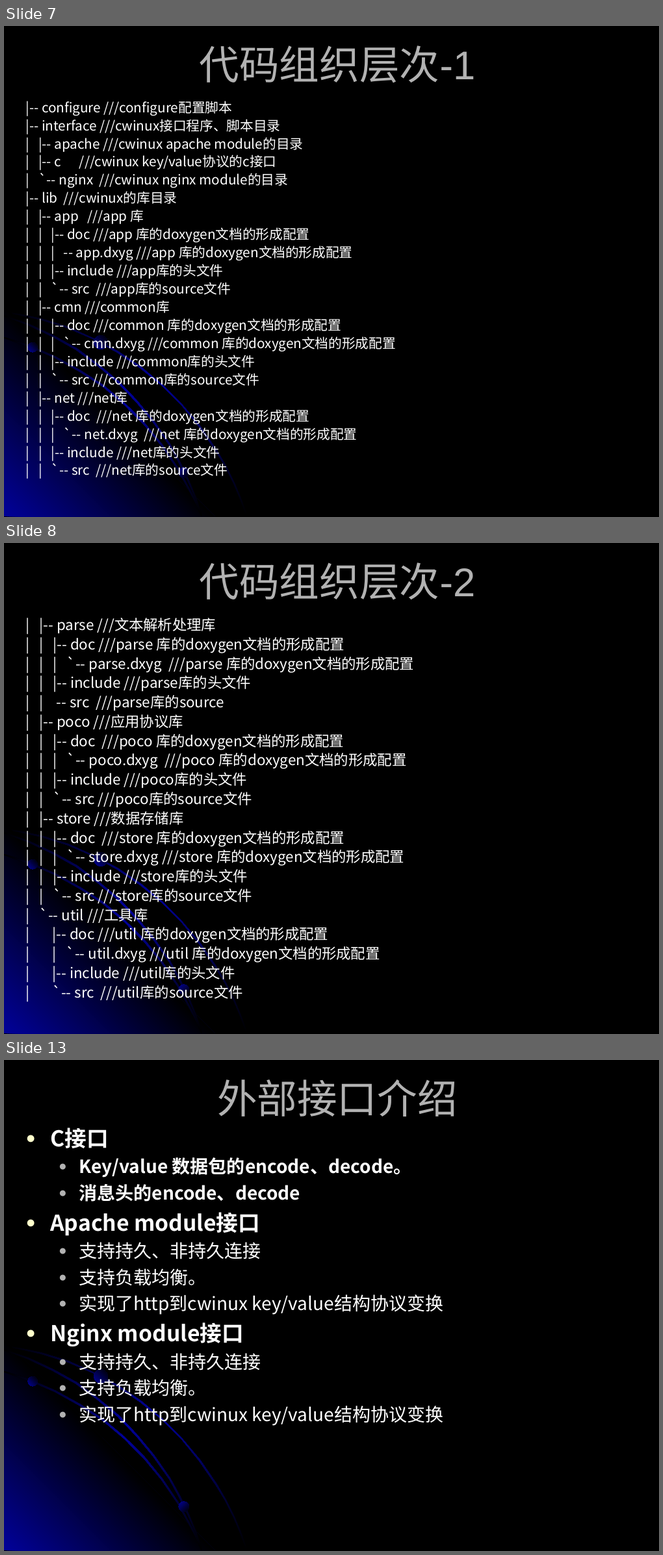
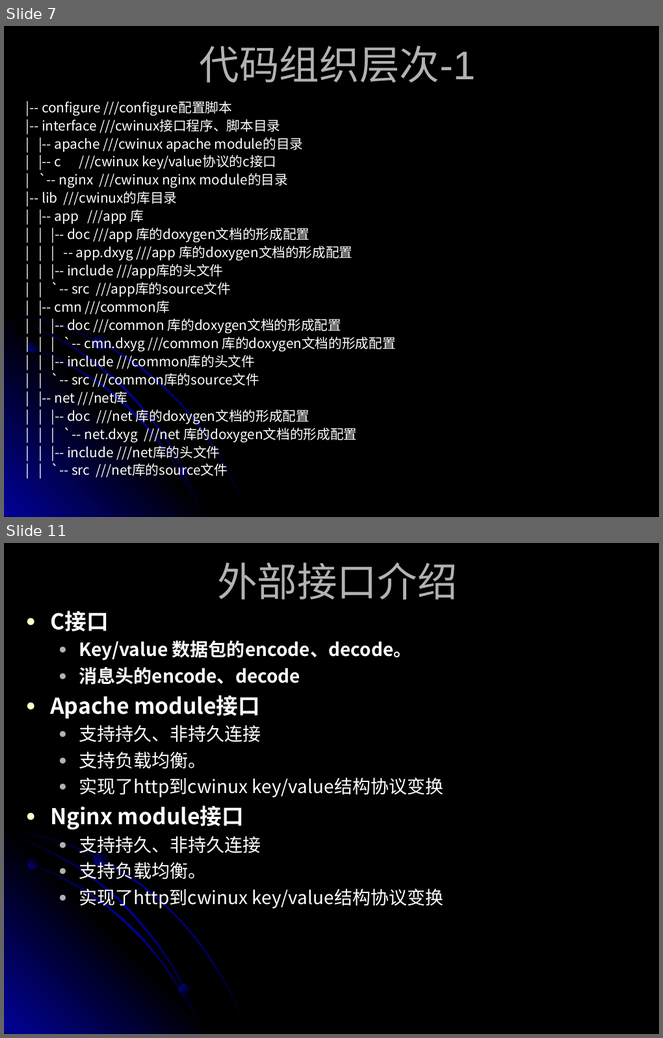
Before and after one commit to suchasplus/cwinux, a slide deck: cwinux/doc/CWINUX introduce.ppt. Shown one above the other, each under a label of ours: slides 7, 8 and 13 before the commit, slides 7 and 11 after it; the slides between them are not shown. The pictures are 663x1555 and 663x1038 pixels, drawn with LibreOffice and Linux fonts; fonts in the diff are those of the drawing. Boxes give left, top, right and bottom in pixels: in the first picture for what was removed or moved away, otherwise in the second. Text is boxed around its words. In the diff, an @@ line names an element or a change of style, - is before the commit and + after.

```diff
--- a/cwinux/doc/CWINUX introduce.ppt
+++ b/cwinux/doc/CWINUX introduce.ppt
@@ slide 8 removed at box(4, 543, 659, 1034), background #000000; not listed: 7 template elements that a slide beside it also shows @@
@@ title removed at box(200, 563, 476, 600) @@
-代码组织层次-2
@@ text removed at box(57, 618, 414, 1001) @@
-| |-- parse ///文本解析处理库
-| | |-- doc ///parse 库的doxygen文档的形成配置
-| | | `-- parse.dxyg ///parse 库的doxygen文档的形成配置
-| | |-- include ///parse库的头文件
-| | -- src ///parse库的source
-| |-- poco ///应用协议库
-| | |-- doc ///poco 库的doxygen文档的形成配置
-| | | `-- poco.dxyg ///poco 库的doxygen文档的形成配置
-| | |-- include ///poco库的头文件
-| | `-- src ///poco库的source文件
-| |-- store ///数据存储库
-| | |-- doc ///store 库的doxygen文档的形成配置
-| | | `-- store.dxyg ///store 库的doxygen文档的形成配置
-| | |-- include ///store库的头文件
-| | `-- src ///store库的source文件
-| `-- util ///工具库
-| |-- doc ///util 库的doxygen文档的形成配置
-| | `-- util.dxyg ///util 库的doxygen文档的形成配置
-| |-- include ///util库的头文件
-| `-- src ///util库的source文件
@@ what was slide 13 is now slide 11 @@
```
Also in this commit, not shown: 4 slides changed, 1 other slide removed, 2 other files.
